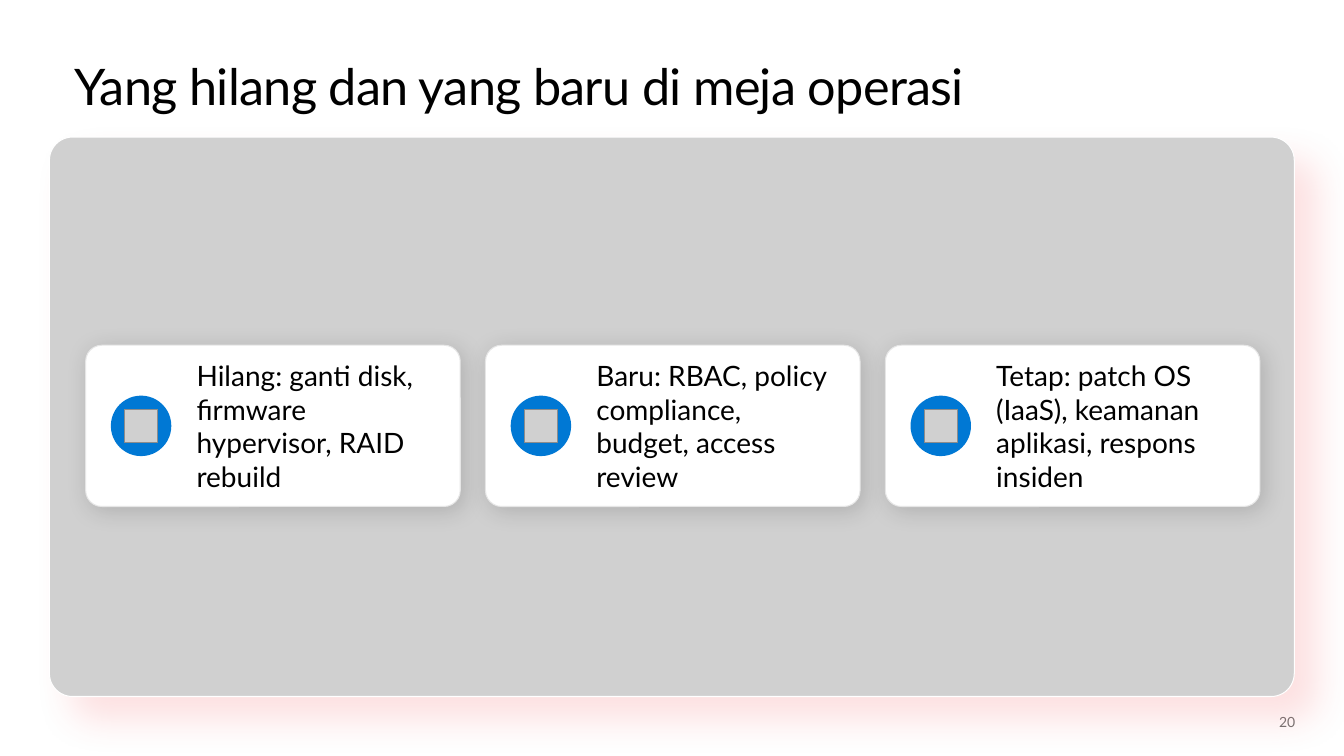
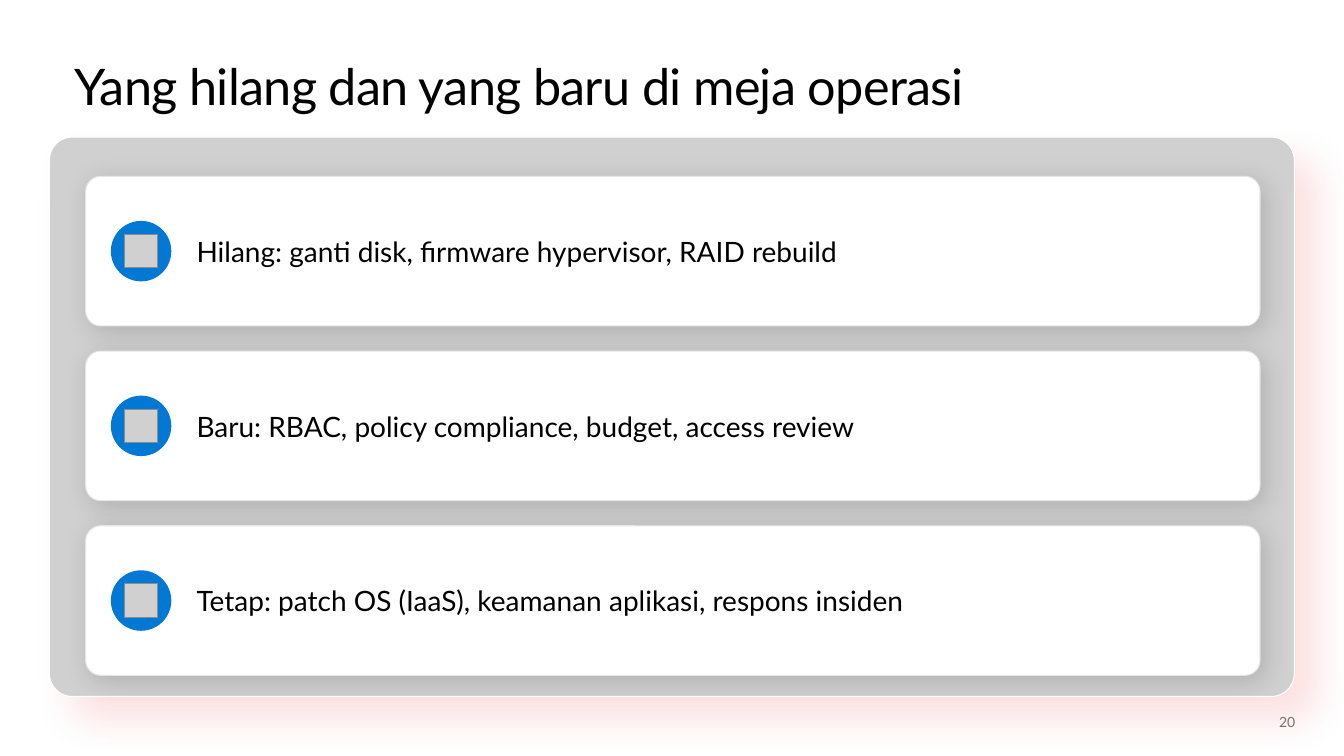
Before and after one commit to medisa-aris/azure-landing-zone-training, a slide deck: slide 20 of slides/pptx/slide_day01_why-and-what.pptx. Drawn at 1344x756 pixels with LibreOffice and Linux fonts; fonts in the diff are those of the drawing; grey boxes stand for pictures; background and template pictures are left out. Boxes give left, top, right and bottom in pixels: in the first picture for what was removed or moved away, otherwise in the second. Text is boxed around its words. In the diff, an @@ line names an element or a change of style, - is before the commit and + after.

```diff
--- a/slides/pptx/slide_day01_why-and-what.pptx
+++ b/slides/pptx/slide_day01_why-and-what.pptx
@@ rounded rectangle added at (86,176,1260,326), fill #FFFFFF, outline #E6E6E6 0.75 pt @@
@@ text "Hilang: ganti disk, firmware hypervisor, ..." rewrapped from (197,365,413,488) to (197,241,837,267) @@
@@ ellipse: place and size @@
-ellipse at (910,395,971,456)
+ellipse at (111,221,171,281)
@@ picture added at (125,235,158,268) @@
@@ rounded rectangle: place and size @@
-rounded rectangle at (486,345,861,506)
+rounded rectangle at (86,351,1260,500)
@@ rounded rectangle removed at (86,345,461,506) @@
@@ rounded rectangle removed at (885,345,1260,506) @@
@@ text "Baru: RBAC, policy compliance, budget, ..." rewrapped from (596,365,827,488) to (197,416,854,442) @@
@@ picture removed at (524,409,558,443) @@
@@ rounded rectangle added at (86,526,1260,676), fill #FFFFFF, outline #E6E6E6 0.75 pt @@
@@ text "Tetap: patch OS (IaaS), keamanan ..." rewrapped from (996,365,1199,488) to (197,589,903,616) @@
@@ ellipse: place and size @@
-ellipse at (511,395,572,456)
+ellipse at (111,571,171,631)
@@ picture: place and size @@
-picture at (925,409,958,443)
+picture at (125,584,158,617)
```
Also in this commit, not shown: 3 other slides changed, 5 other files.
